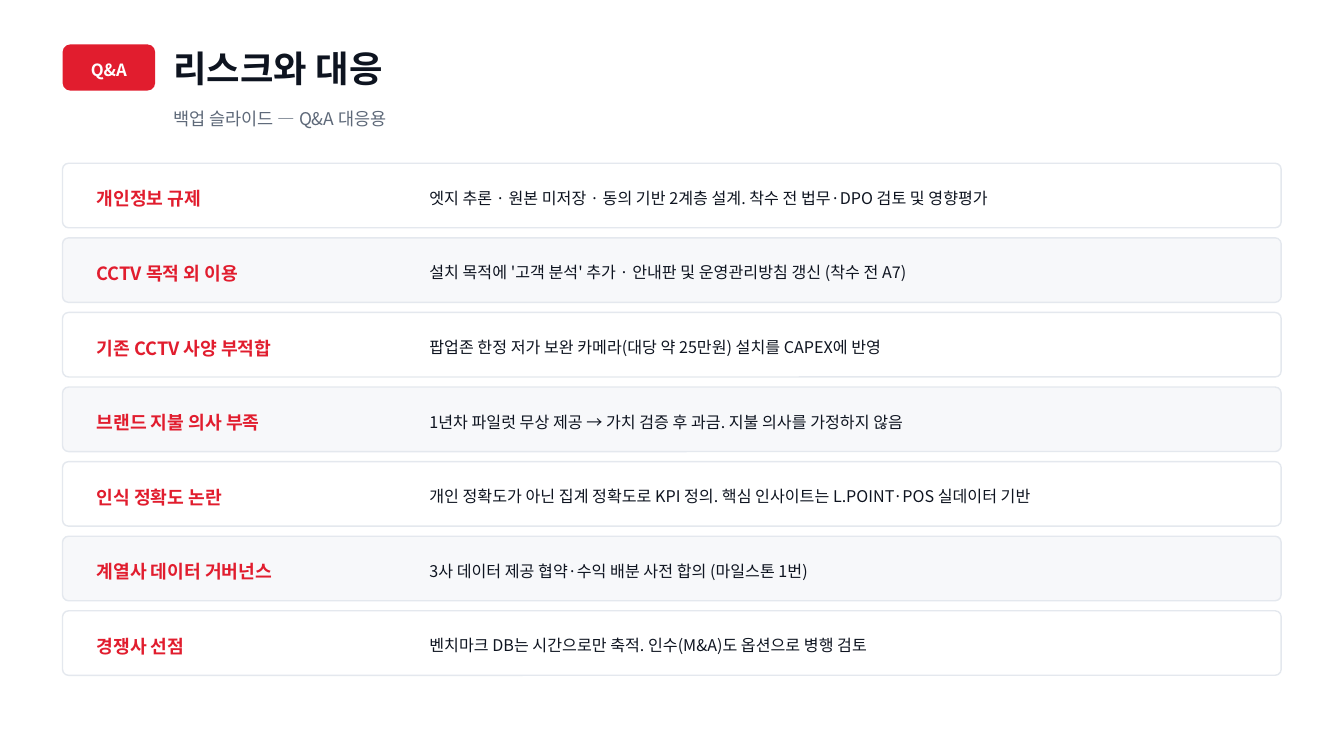
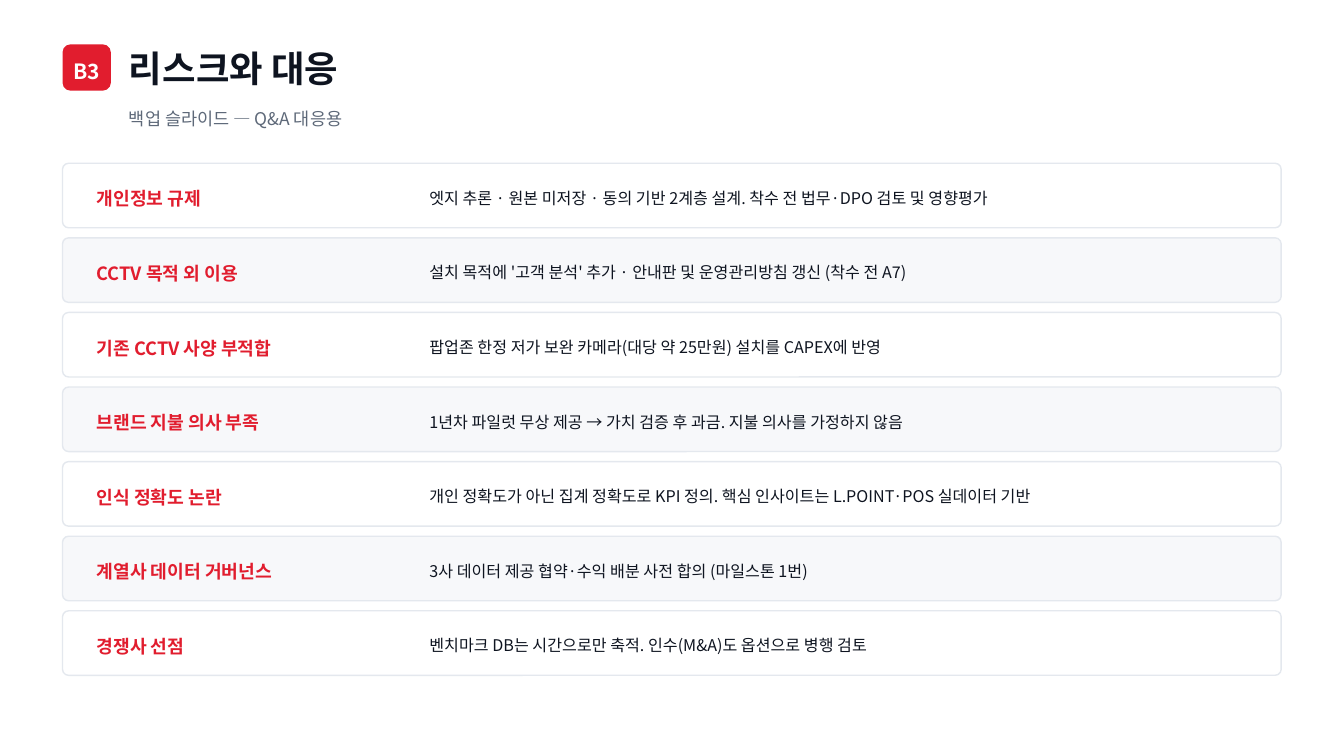
Before and after one commit to neti84-design/LMBA, a slide deck: slide 17 of LGA_롯데신사업_발표_맑은고딕.pptx. Drawn at 1344x756 pixels with LibreOffice and Linux fonts; fonts in the diff are those of the drawing. Boxes give left, top, right and bottom in pixels: in the first picture for what was removed or moved away, otherwise in the second. Text is boxed around its words. In the diff, an @@ line names an element or a change of style, - is before the commit and + after.

```diff
--- a/LGA_롯데신사업_발표_맑은고딕.pptx
+++ b/LGA_롯데신사업_발표_맑은고딕.pptx
@@ rounded rectangle: place and size @@
-rounded rectangle at [63, 44, 155, 91]
+rounded rectangle at [63, 44, 111, 91]
@@ text "리스크와 대응": place and size @@
-text "리스크와 대응" at [173, 51, 383, 86]
+text "리스크와 대응" at [129, 51, 338, 86]
@@ text at [73, 63, 100, 80]: text changed; size 12 to 15 pt @@
-Q&A
+B3
@@ text "백업 슬라이드 — Q&A 대응용": place and size @@
-text "백업 슬라이드 — Q&A 대응용" at [173, 110, 386, 128]
+text "백업 슬라이드 — Q&A 대응용" at [129, 110, 342, 128]
```
Also in this commit, not shown: 10 other slides changed, 7 slides added, 6 slides removed, 8 other files.
